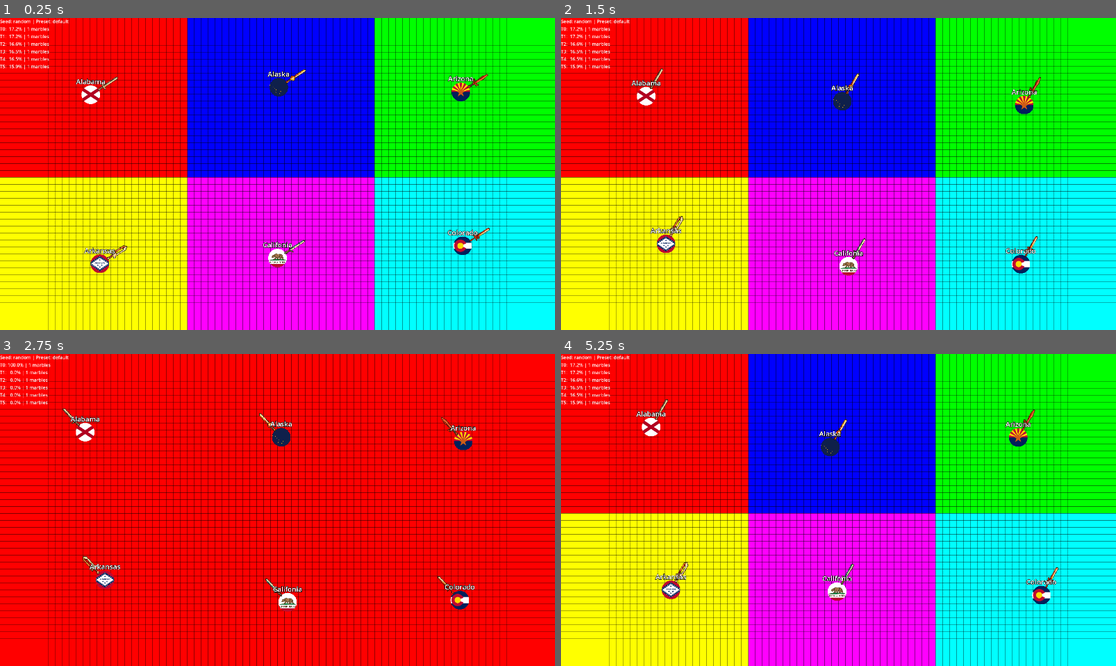
Above: before the commit, frames 1-4 (two rows, left to right).
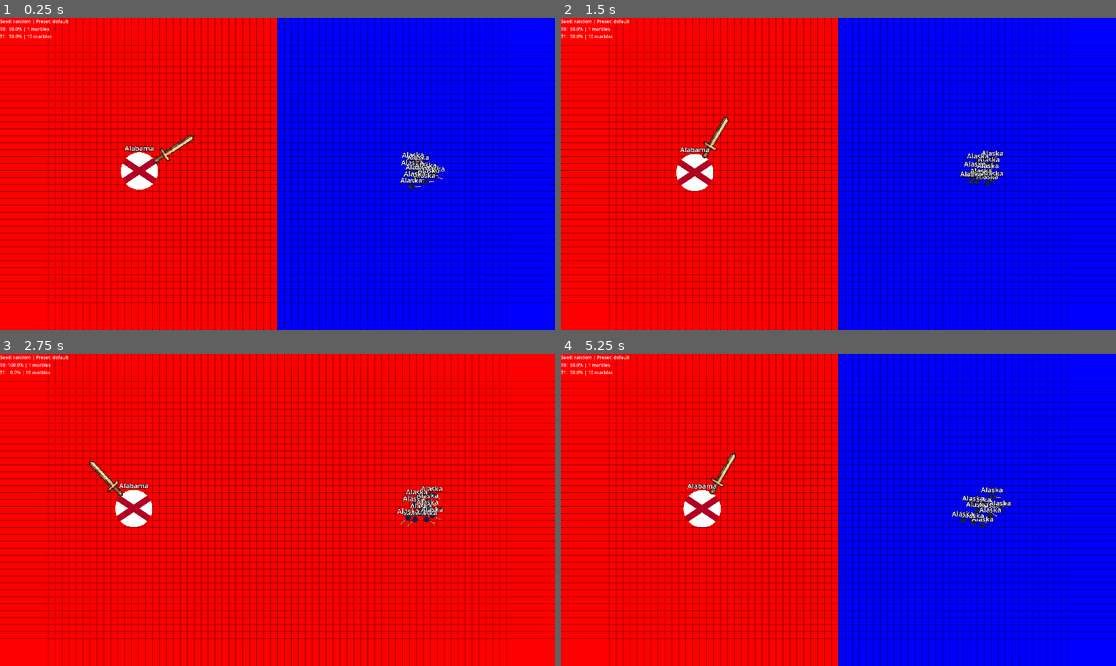
Above: after the commit, the same moments.

Repository: etximake/game-war-tenconfig-v1.0
Game: Godot game, scene res://Scenes/Level/Main.tscn
Same seed, same stepped clock (60 frames per second), same inputs: the game is played once before the commit and once after it.
Inputs:
- Up to frame 1 (0.25 s): no input
- Up to frame 2 (1.5 s): tap Enter at 0.5 s; tap R at 0.6 s; tap N at 1.35 s
- Up to frame 3 (2.75 s): tap K at 2.1 s
- Up to frame 4 (5.25 s): tap one key every 0.75 s from 2.85 s: H P R N

The runs differ from the first frame. In frame 1, 75% of the frame differs, in the area x 0-100%, y 0-100%; in frame 2, 75%; in frame 3, 3.3%; in frame 4, 75%.

Commit message:
upload code fix lỗi game

Diff:
--- a/Resources/Configs/default_game_config.tres
+++ b/Resources/Configs/default_game_config.tres
@@ -5,19 +5,19 @@
 
 [resource]
 script = ExtResource("1")
-num_teams = 6
+num_teams = 2
+tick_rate = 12.0
 grid_cell_size = 24
-move_speed = 220.0
-weapon_rotate_speed = 4.0
-participant_rules_enabled = false
-participant_team_size_mult = null
-participant_team_speed_mult = null
-participant_team_count_mult = null
+participant_team_size_mult = PackedFloat32Array(2, 0.3)
+participant_team_speed_mult = PackedFloat32Array(0.8, 1.2)
+participant_team_count_mult = PackedFloat32Array(1, 10)
+rule_2_enabled = false
 rule_2_start_delay_sec = 5.0
 rule_2_small_speed_mult = 1.4
-rule_2_small_size_mult = 0.72
-rule_2_swarm_count_min = 2
-rule_2_swarm_count_max = 2
+rule_2_small_size_mult = 0.5
+rule_2_swarm_count_min = 3
+rule_2_swarm_count_max = 10
+rule_2_spawn_lifetime_sec = 6.0
 rule_3_enabled = false
 rule_3_boost_mult = 1.8
 rule_3_random_direction_enabled = false
--- a/Scenes/Level/Main.tscn
+++ b/Scenes/Level/Main.tscn
@@ -1,14 +1,10 @@
-[gd_scene load_steps=10 format=3 uid="uid://d1w7d1dtglwsw"]
+[gd_scene load_steps=6 format=3 uid="uid://d1w7d1dtglwsw"]
 
 [ext_resource type="Script" uid="uid://b4emorq00844p" path="res://Scripts/Level/main.gd" id="1_6lraq"]
 [ext_resource type="Script" uid="uid://dqgr8v8btj2sq" path="res://Scripts/Level/world.gd" id="1_isv4o"]
 [ext_resource type="Script" uid="uid://c402lff57jg35" path="res://Resources/marble_skin.gd" id="3_htilh"]
 [ext_resource type="Resource" uid="uid://cewhc5vdwb2e1" path="res://Resources/Skins/Alabama.tres" id="4_htilh"]
 [ext_resource type="Resource" uid="uid://bi1r4qxtq1tvh" path="res://Resources/Skins/Alaska.tres" id="5_61cyj"]
-[ext_resource type="Resource" uid="uid://mj3tvu48a78m" path="res://Resources/Skins/Arizona.tres" id="6_nctrm"]
-[ext_resource type="Resource" uid="uid://bqjubh63vncfj" path="res://Resources/Skins/Arkansas.tres" id="7_ek4ha"]
-[ext_resource type="Resource" uid="uid://yqk13vglyle1" path="res://Resources/Skins/Califonia.tres" id="8_de806"]
-[ext_resource type="Resource" uid="uid://mcljkb52vnwj" path="res://Resources/Skins/Colorado.tres" id="9_5ymhi"]
 
 [node name="Main" type="Node2D"]
 script = ExtResource("1_6lraq")
@@ -16,7 +12,7 @@
 [node name="World" type="Node2D" parent="."]
 texture_filter = 1
 script = ExtResource("1_isv4o")
-available_skins = Array[ExtResource("3_htilh")]([ExtResource("4_htilh"), ExtResource("5_61cyj"), ExtResource("6_nctrm"), ExtResource("7_ek4ha"), ExtResource("8_de806"), ExtResource("9_5ymhi")])
+available_skins = Array[ExtResource("3_htilh")]([ExtResource("4_htilh"), ExtResource("5_61cyj")])
 
 [node name="Camera2D" type="Camera2D" parent="."]
 
--- a/Scripts/Level/world.gd
+++ b/Scripts/Level/world.gd
@@ -663,6 +663,15 @@
 	return c
 
 
+func get_alive_team_ids() -> Array[int]:
+	var alive_counts := get_alive_marbles_per_team()
+	var teams: Array[int] = []
+	for t in range(team_count):
+		if int(alive_counts[t]) > 0:
+			teams.append(t)
+	return teams
+
+
 func get_underdog_team_by_marbles() -> int:
 	var alive := get_alive_marbles_per_team()
 	var min_team: int = -1
@@ -1023,6 +1032,9 @@
 func rule_infinite_spawn_tick() -> void:
 	if config == null or not config.rule_2_enabled:
 		return
+	var alive_teams := get_alive_team_ids()
+	if alive_teams.is_empty():
+		return
 	if _get_leading_territory_ratio() >= float(config.rule_2_stop_fill_ratio):
 		return
 	var min_count: int = int(config.rule_2_swarm_count_min)
@@ -1033,7 +1045,7 @@
 		max_count = tmp
 	var count := rng.randi_range(max(1, min_count), max(1, max_count))
 	for i in range(max(1, count)):
-		var team := rng.randi_range(0, team_count - 1)
+		var team := int(alive_teams[rng.randi_range(0, alive_teams.size() - 1)])
 		_spawn_custom_marble_for_team(
 			team,
 			float(config.rule_2_small_size_mult),
